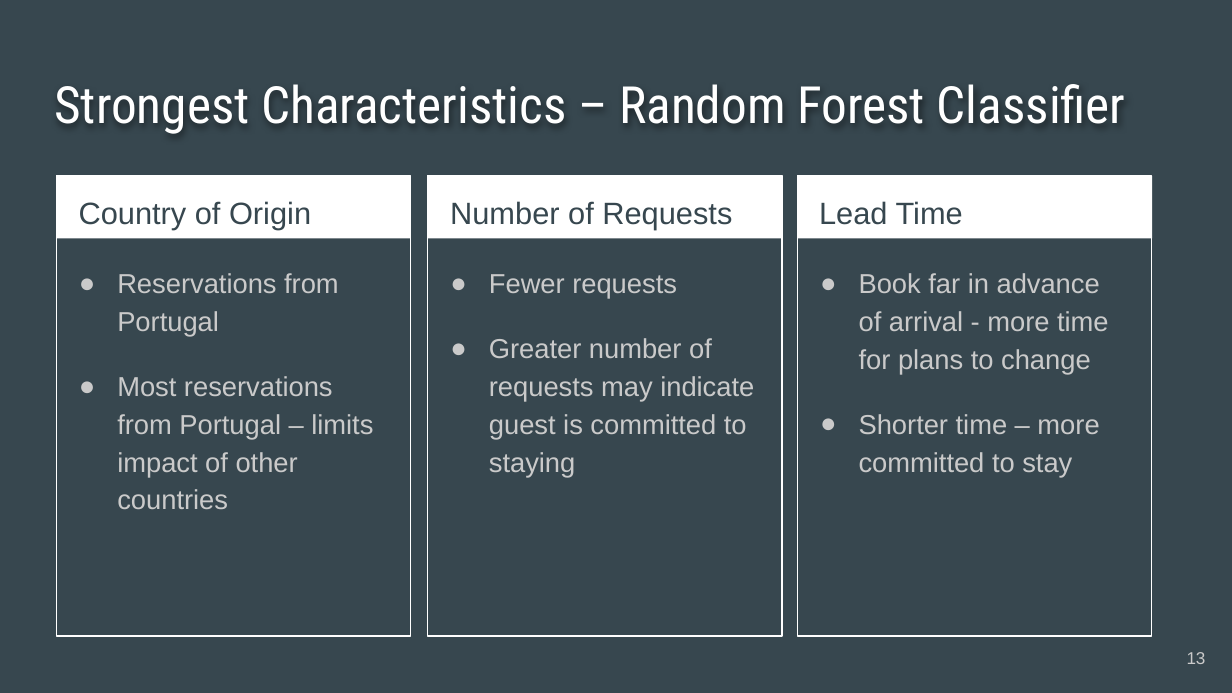
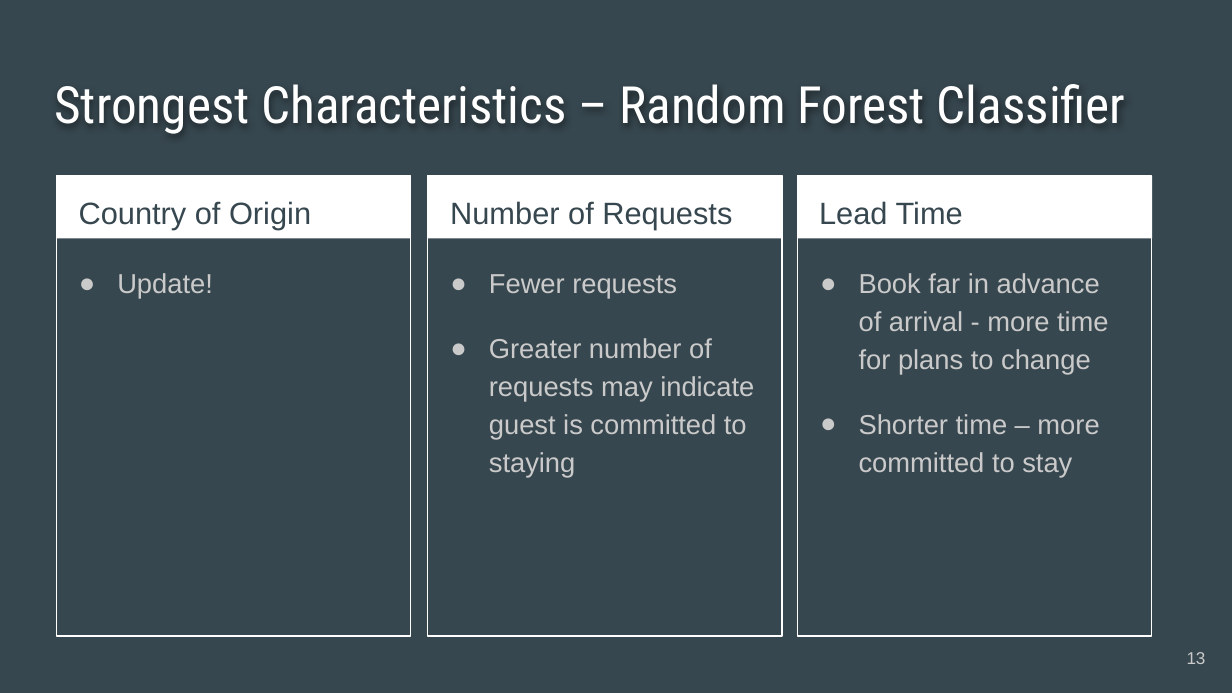
Before and after one commit to BenJMcCarty/Hotel_Cancel_Culture, a slide deck: slide 13 of Hotel_Cancel_Culture_Presentation.pptx. Drawn at 1232x693 pixels with LibreOffice and Linux fonts; fonts in the diff are those of the drawing. Boxes give left, top, right and bottom in pixels: in the first picture for what was removed or moved away, otherwise in the second. Text is boxed around its words. In the diff, an @@ line names an element or a change of style, - is before the commit and + after.

```diff
--- a/Hotel_Cancel_Culture_Presentation.pptx
+++ b/Hotel_Cancel_Culture_Presentation.pptx
@@ text at (x1=117, y1=273, x2=213, y2=299): text changed @@
-● Reservations from Portugal
-● Most reservations from Portugal – limits impact of other countries
+● Update!
```
Also in this commit, not shown: 2 other slides changed, 4 other files.
